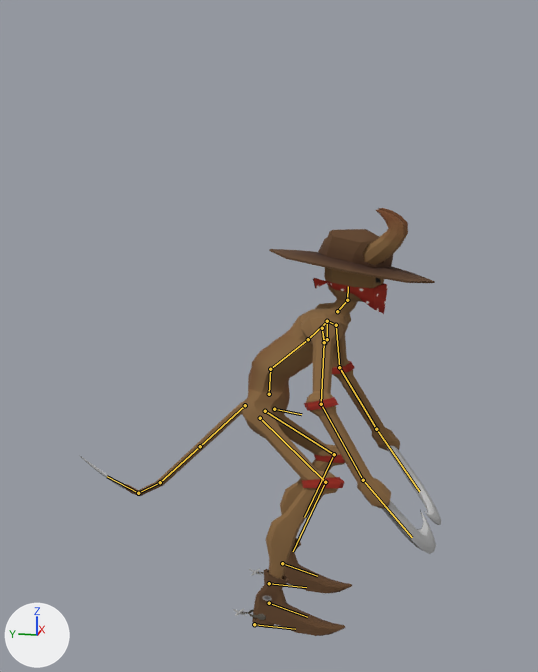
Before and after pictures for a commit that changed the FBX model TelekineticBrawler/Assets/Demons/Demon Disnenbered/Demon - One - Dismembered.fbx.
Camera for both pictures: a camera (50 mm lens) standing at (-0.751, -0.322, 0.833) and looking at (0.515, -0.068, 0.516). The axes (+X, +Y, +Z) are drawn at lower left. The lights are the same throughout. The picture after the commit comes second. Both versions are drawn at frame 1 of the action 'Demon Rig|Cube.001Action'; the numbers are the values there. The bones that change, and the others that lie on the model, are drawn over the model as lines.

The first picture shows 'Body', 'Left.Arm', 'Left.Leg', 'Right.Arm', 'Right.Leg'.
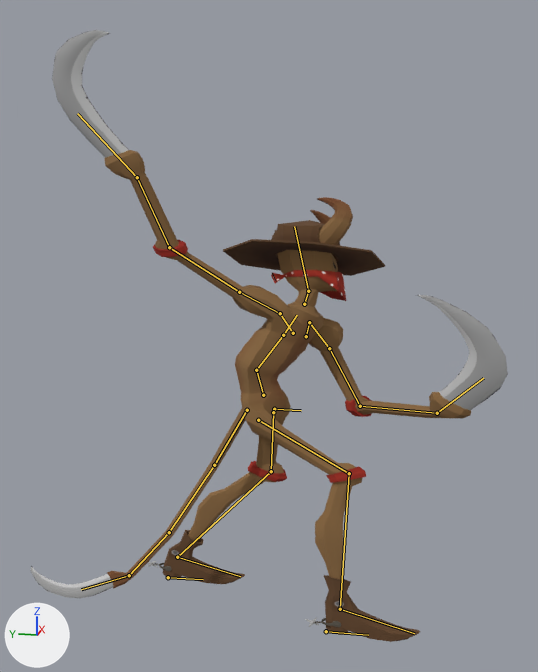
Location of each change, (x1, y1, x2, y2) in pixels of the pictures (538 x 672 px):
'Body', posed (39% taller): before (79, 208, 435, 496); after (30, 197, 385, 598)
'Left.Leg', posed (11% taller): before (233, 488, 345, 636); after (305, 478, 420, 642)
'Left.Arm', posed (42% taller): before (307, 400, 436, 554); after (52, 30, 179, 249)
'Right.Arm', posed (41% wider, 20% shorter): before (333, 370, 441, 525); after (355, 295, 508, 419)
'Right.Leg', posed (25% wider, 16% shorter): before (249, 459, 352, 593); after (147, 472, 276, 584)
bone 'Hips', root to tip: before (274, 409) to (301, 414); after (274, 409) to (301, 410)
bone 'Spine.001', root to tip: before (269, 394) to (270, 369); after (263, 395) to (256, 370)
bone 'Spine.002', root to tip: before (270, 369) to (308, 339); after (256, 370) to (283, 335)
bone 'Chest', root to tip: before (308, 339) to (327, 321); after (283, 335) to (297, 315)
bone 'Neck', root to tip: before (337, 311) to (347, 300); after (304, 304) to (308, 291)
bone 'Head', root to tip: before (347, 300) to (348, 286); after (308, 291) to (294, 226)
bone 'Shoulder.L', root to tip: before (327, 321) to (336, 325); after (309, 322) to (329, 348)
bone 'Upper_Arm.L', root to tip: before (336, 325) to (339, 367); after (329, 348) to (360, 406)
bone 'Lower_Arm.L', root to tip: before (339, 367) to (376, 429); after (360, 406) to (437, 413)
bone 'Hand.L', root to tip: before (376, 429) to (419, 491); after (437, 413) to (483, 378)
bone 'Clavicle.R', root to tip: before (324, 343) to (322, 328); after (293, 333) to (280, 313)
bone 'Shoulder.R', root to tip: before (322, 328) to (324, 342); after (280, 313) to (239, 292)
bone 'Upper_Arm.R', root to tip: before (324, 342) to (321, 404); after (239, 292) to (169, 247)
bone 'Lower_Arm.R', root to tip: before (321, 404) to (363, 480); after (169, 247) to (137, 177)
bone 'Hand.R', root to tip: before (363, 480) to (412, 537); after (137, 177) to (77, 113)
bone 'Tail.001', root to tip: before (245, 405) to (200, 446); after (247, 410) to (214, 465)
bone 'Tail.002', root to tip: before (200, 446) to (160, 482); after (214, 465) to (169, 532)
bone 'Tail.003', root to tip: before (160, 482) to (138, 493); after (169, 532) to (129, 575)
bone 'Tail.004', root to tip: before (138, 493) to (107, 476); after (129, 575) to (81, 589)
bone 'Leg.001.L', root to tip: before (265, 411) to (334, 454); after (273, 412) to (271, 471)
bone 'Leg.002.L', root to tip: before (334, 454) to (304, 517); after (271, 471) to (177, 557)
bone 'Leg.001.R', root to tip: before (260, 418) to (325, 482); after (258, 420) to (349, 473)
bone 'Leg.002.R', root to tip: before (325, 482) to (293, 551); after (349, 473) to (340, 609)
bone 'FootControl.L', root to tip: before (269, 583) to (306, 587); after (168, 577) to (203, 579)
bone 'FootControl.R', root to tip: before (254, 624) to (295, 629); after (326, 631) to (368, 635)

The edits, one by one:
Bone 'Hips' (bone_hips) turns from (12, 0, 1) to (-4, 1, 13) degrees about its own x, y and z.
Bone 'Spine.001' (bone_spine_001) turns from (-9, 0, 0) to (-7, 0, 0) degrees about its own x, y and z.
Bone 'Spine.002' (bone_spine_002) turns from (36, 0, 0) to (34, 8, -12) degrees about its own x, y and z.
Bone 'Chest' (bone_chest) turns from (-5, 0, 0) to (-3, -14, 1) degrees about its own x, y and z.
Bone 'Neck' (bone_neck) turns from (-6, 0, 0) to (-14, 0, 0) degrees about its own x, y and z.
Bone 'Head' (bone_head) turns from (-27, 0, 0) to (-24, 28, -10) degrees about its own x, y and z.
Bone 'Shoulder.L' (bone_shoulder_l) turns from (-15, -27, 40) to (-22, -10, 64) degrees about its own x, y and z.
Bone 'Upper_Arm.L' (bone_upper_arm_l) turns from (0, -14, 17) to (-12, 1, 2) degrees about its own x, y and z.
Bone 'Lower_Arm.L' (bone_lower_arm_l) turns from (-19, -1, 29) to (-75, -5, 78) degrees about its own x, y and z.
Bone 'Hand.L' (bone_hand_l) turns from (-5, 2, 28) to (-5, 3, 37) degrees about its own x, y and z.
Bone 'Clavicle.R' (bone_clavicle_r) turns from (0, 0, 0) to (0, -6, 0) degrees about its own x, y and z.
Bone 'Shoulder.R' (bone_shoulder_r) turns from (-15, 27, -40) to (61, 46, 41) degrees about its own x, y and z.
Bone 'Upper_Arm.R' (bone_upper_arm_r) turns from (0, 14, -17) to (-3, 6, 31) degrees about its own x, y and z.
Bone 'Lower_Arm.R' (bone_lower_arm_r) turns from (-19, 1, -29) to (-35, 30, -32) degrees about its own x, y and z.
Bone 'Hand.R' (bone_hand_r) turns from (-3, -2, -28) to (-5, 3, 29) degrees about its own x, y and z.
Bone 'Tail.001' (bone_tail_001) turns from (1, 0, -16) to (3, -6, 9) degrees about its own x, y and z.
Bone 'Tail.002' (bone_tail_002) turns from (1, 0, -16) to (3, -6, 9) degrees about its own x, y and z.
Bone 'Tail.003' (bone_tail_003) turns from (1, 0, -16) to (3, -6, 9) degrees about its own x, y and z.
Bone 'Tail.004' (bone_tail_004) turns from (1, 0, -16) to (3, -6, 9) degrees about its own x, y and z.
Bone 'Leg.001.L' (bone_leg_001_l) turns from (41, -3, 30) to (-16, 6, 9) degrees about its own x, y and z.
Bone 'Leg.002.L' (bone_leg_002_l) turns from (-35, -9, -29) to (-15, -2, -13) degrees about its own x, y and z.
Bone 'Leg.001.R' (bone_leg_001_r) turns from (42, 2, -29) to (58, -29, -37) degrees about its own x, y and z.
Bone 'Leg.002.R' (bone_leg_002_r) turns from (-35, 9, 29) to (-31, 7, 26) degrees about its own x, y and z.
Bone 'FootControl.L' (bone_footcontrol_l) moves from (-0.25, 0.0, 0.0) to (-0.25, -0.67, -0.05).
Bone 'FootControl.L' (bone_footcontrol_l) turns from (0, 0, 0) to (4, 0, 0) degrees about its own x, y and z.
Bone 'FootControl.R' (bone_footcontrol_r) moves from (0.25, 0.0, 0.0) to (0.26, 0.41, 0.02).
Bone 'FootControl.R' (bone_footcontrol_r) turns from (0, 0, 0) to (3, 0, 0) degrees about its own x, y and z.
